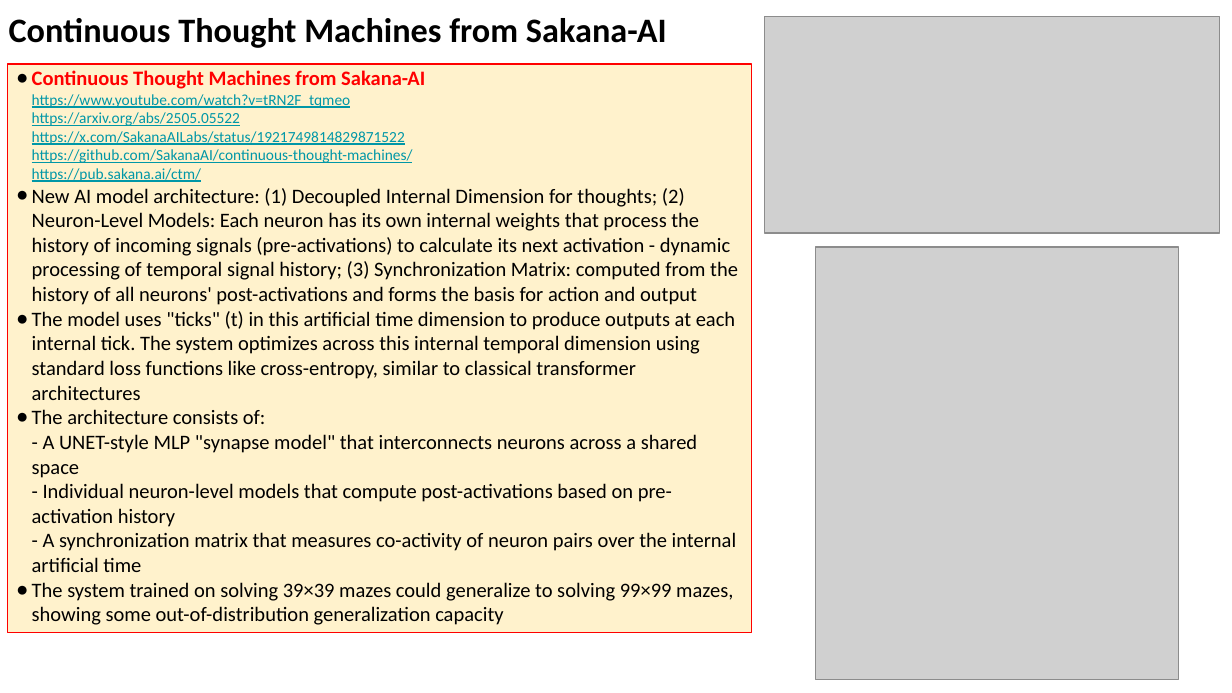
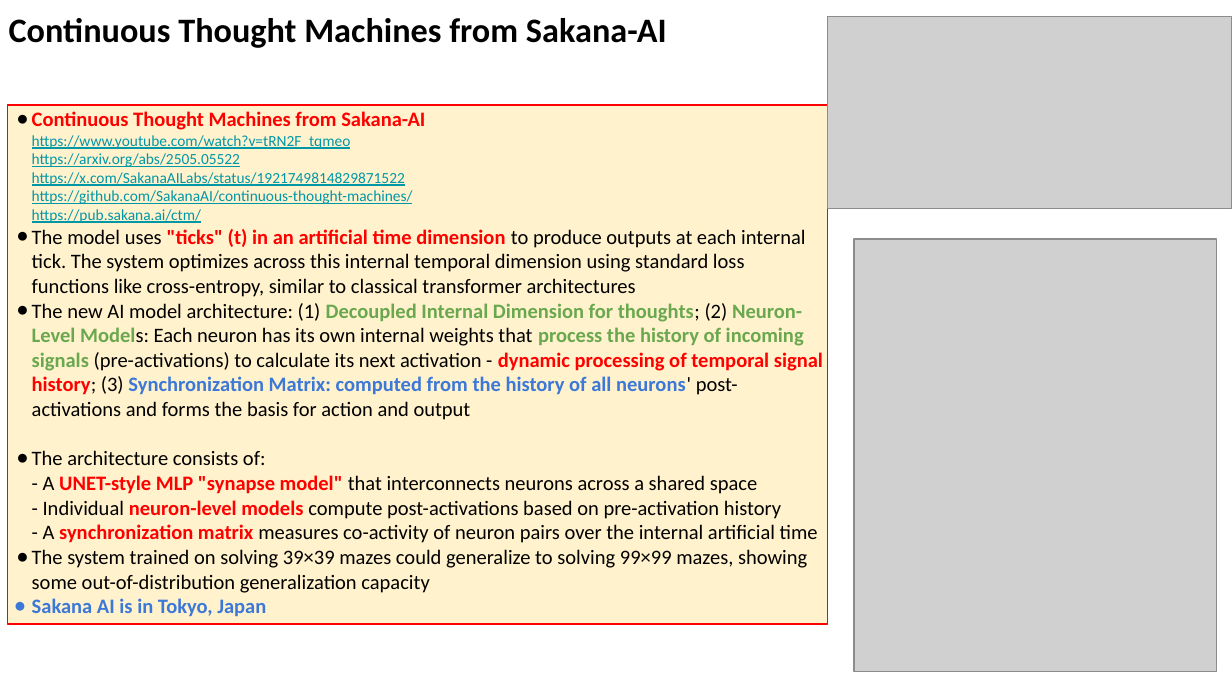
Before and after one commit to lselector/seminar, a slide deck: slide 2 of 2025/2025-05-16-AI-Updates.pptx. Drawn at 1232x693 pixels with LibreOffice and Linux fonts; fonts in the diff are those of the drawing; grey boxes stand for pictures. Boxes give left, top, right and bottom in pixels: in the first picture for what was removed or moved away, otherwise in the second. Text is boxed around its words. In the diff, an @@ line names an element or a change of style, - is before the commit and + after.

Commit message:
update

```diff
--- a/2025/2025-05-16-AI-Updates.pptx
+++ b/2025/2025-05-16-AI-Updates.pptx
@@ picture: place and size @@
-picture at bbox=[765, 16, 1220, 233]
+picture at bbox=[828, 16, 1232, 208]
@@ rectangle "Continuous Thought Machines from Sakana-AI ...": place and size @@
-rectangle "Continuous Thought Machines from Sakana-AI ..." at bbox=[7, 64, 752, 633]
+rectangle "Continuous Thought Machines from Sakana-AI ..." at bbox=[7, 105, 828, 623]
@@ text in rectangle at bbox=[32, 229, 823, 543]: text changed @@
-● New AI model architecture: (1) Decoupled Internal Dimension for thoughts; (2) Neuron-Level Models: Each neuron has its own internal weights that process the history of incoming signals (pre-activations) to calculate its next activation - dynamic processing of temporal signal history; (3) Synchronization Matrix: computed from the history of all neurons' post-activations and forms the basis for action and output
-● The model uses "ticks" (t) in this artificial time dimension to produce outputs at each internal tick. The system optimizes across this internal temporal dimension using standard loss functions like cross-entropy, similar to classical transformer architectures
-● The architecture consists of:
-  - A UNET-style MLP "synapse model" that interconnects neurons across a shared space
-  - Individual neuron-level models that compute post-activations based on pre-activation history
-  - A synchronization matrix that measures co-activity of neuron pairs over the internal artificial time
+● The model uses "ticks" (t) in an artificial time dimension to produce outputs at each internal tick. The system optimizes across this internal temporal dimension using standard loss functions like cross-entropy, similar to classical transformer architectures
+● The new AI model architecture: (1) Decoupled Internal Dimension for thoughts; (2) Neuron-Level Models: Each neuron has its own internal weights that process the history of incoming signals (pre-activations) to calculate its next activation - dynamic processing of temporal signal history; (3) Synchronization Matrix: computed from the history of all neurons' post-activations and forms the basis for action and output
+● The architecture consists of:
+  - A UNET-style MLP "synapse model" that interconnects neurons across a shared space
+  - Individual neuron-level models compute post-activations based on pre-activation history
+  - A synchronization matrix measures co-activity of neuron pairs over the internal artificial time
@@ picture: place and size @@
-picture at bbox=[816, 246, 1178, 679]
+picture at bbox=[854, 239, 1216, 671]
@@ text in rectangle at bbox=[32, 598, 266, 617]: paragraph added @@
+● Sakana AI is in Tokyo, Japan
```
Also in this commit, not shown: 5 other slides changed, 1 slide added, 1 slide removed.
